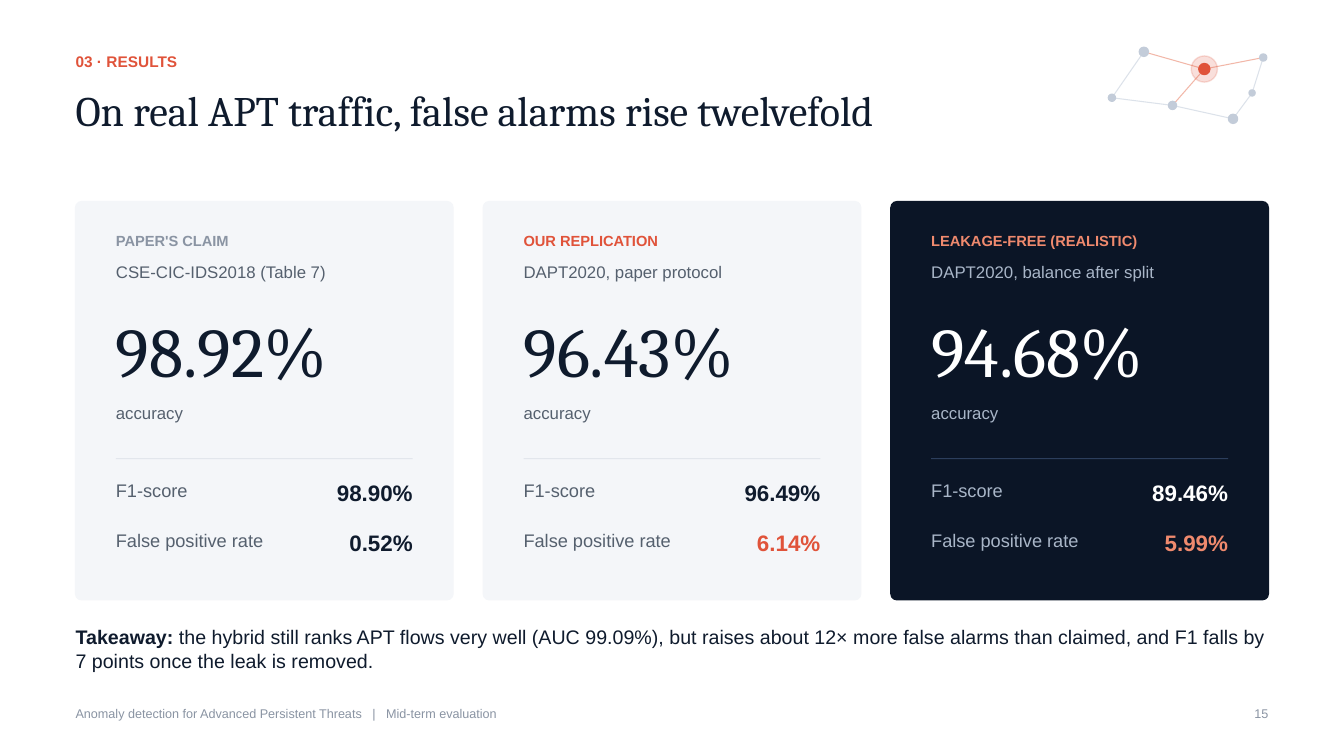
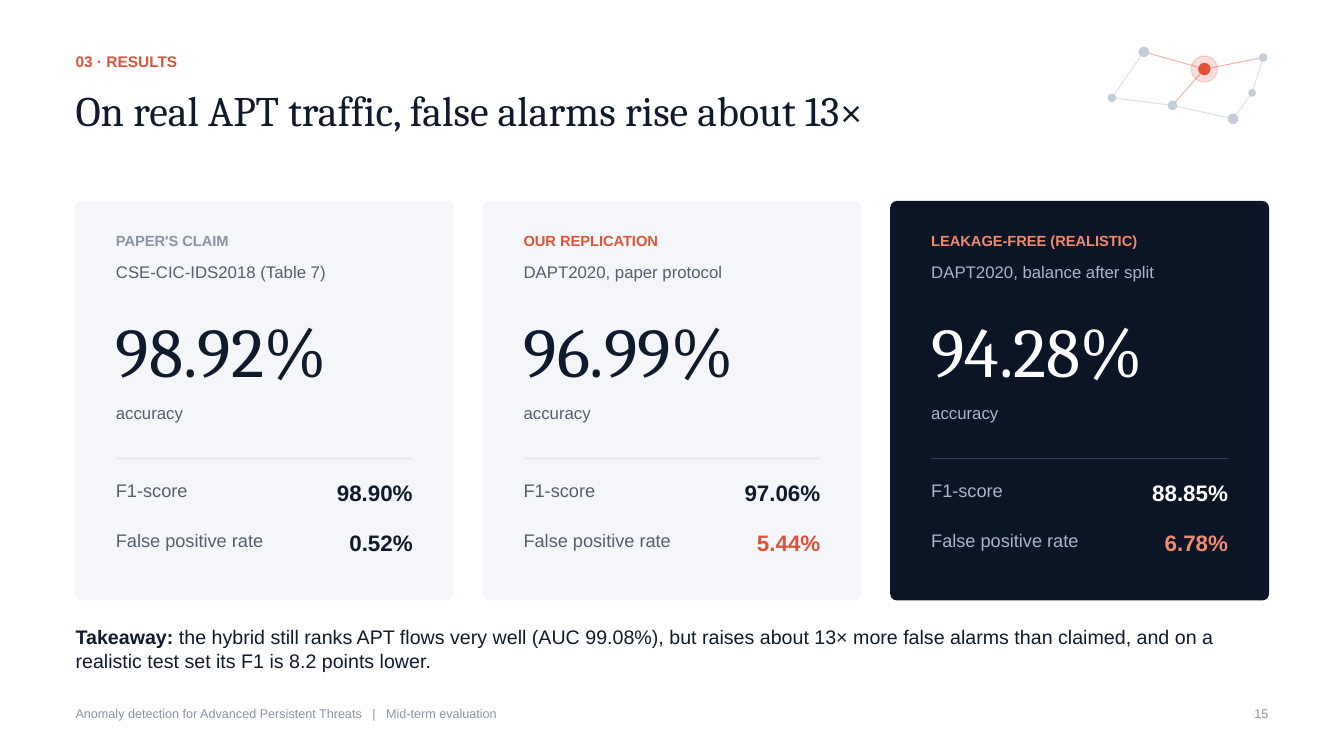
Before and after one commit to AshishJain2003/apt-detection-hybrid-ensemble, a slide deck: slide 15 of APT_Detection_MidEval.pptx. Drawn at 1344x756 pixels with LibreOffice and Linux fonts; fonts in the diff are those of the drawing. Boxes give left, top, right and bottom in pixels: in the first picture for what was removed or moved away, otherwise in the second. Text is boxed around its words. In the diff, an @@ line names an element or a change of style, - is before the commit and + after.

```diff
--- a/APT_Detection_MidEval.pptx
+++ b/APT_Detection_MidEval.pptx
@@ text at (76,96,863,132): text changed @@
-On real APT traffic, false alarms rise twelvefold
+On real APT traffic, false alarms rise about 13×
@@ text at (524,328,734,380): text changed @@
-96.43%
+96.99%
@@ text at (931,328,1143,380): text changed @@
-94.68%
+94.28%
@@ text at (745,485,821,502): text changed @@
-96.49%
+97.06%
@@ text at (1152,485,1228,502): text changed @@
-89.46%
+88.85%
@@ text at (757,535,820,551): text changed @@
-6.14%
+5.44%
@@ text at (1165,535,1228,552): text changed @@
-5.99%
+6.78%
@@ text at (76,629,1213,672): text changed @@
-Takeaway: the hybrid still ranks APT flows very well (AUC 99.09%), but raises about 12× more false alarms than claimed, and F1 falls by 7 points once the leak is removed.
+Takeaway: the hybrid still ranks APT flows very well (AUC 99.08%), but raises about 13× more false alarms than claimed, and on a realistic test set its F1 is 8.2 points lower.
```
Also in this commit, not shown: 12 other slides changed, 1 slide added, 29 other files.
